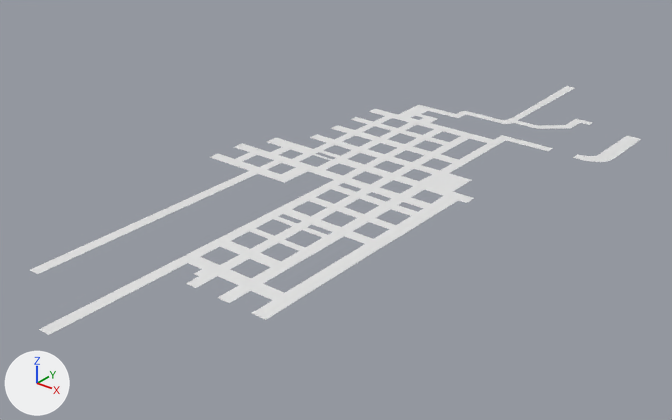
The FBX model Assets/FBX/meshes/road_m.fbx as it was, and as the next commit left it.
Before and after are seen from a 50 mm camera at (288.0, -441.0, 215.0) aimed at (-11.0, -67.0, -17.0). Every picture has the same lights, and +X, +Y and +Z are marked at lower left. The picture after the commit comes second. Where no turn or scale is listed for an object, it has been applied to the vertices. Vertices at exactly the same position are counted once.

Before the edit, the objects in view are built like this:
```python
me_plane_449 = bpy.data.meshes.new('Plane.449')
me_plane_449.from_pydata(...)  # 2037 vertices, 1653 faces; spans x -93.0..97.0, y -262.0..171.0, z 0.0
ob_road_mesh_m = bpy.data.objects.new('road_mesh_m', me_plane_449)
ob_road_mesh_m.location = (0.2, 0.0, 0.0)
```
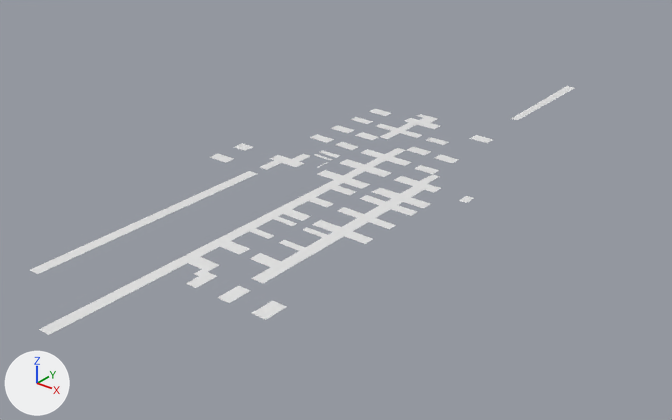
Patch to the scene script:
```diff
--- a/Assets/FBX/meshes/road_m.fbx.py
+++ b/Assets/FBX/meshes/road_m.fbx.py
@@ mat_raod_tex @@
+mat_raod_tex = principled_material('raod_tex')
+mat_raod_tex.base_color = (0.8, 0.8, 0.8)  # white #e7e7e7
+mat_raod_tex.roughness = 0.4
@@ me_plane_449 @@
 # used by ob_road_mesh_m; location = (0.2, 0.0, 0.0)
-me_plane_449.from_pydata(...)  # 2037 vertices, 1653 faces; spans x -93.0..97.0, y -262.0..171.0, z 0.0
+me_plane_449.from_pydata(...)  # 1168 vertices, 797 faces; spans x -93.0..61.0, y -262.0..171.0, z 0.0
+# me_plane_449 part 1: the loose piece of 36 vertices spanning x 77.0..97.0, y 49.0..104.0, z 0.0 is deleted
+# me_plane_449 part 2: 848 vertices removed from x -83.0..61.0, y -184.0..112.0, z 0.0; 15 vertices added at x -79.0..40.0, y -86.0..85.0, z 0.0
+me_plane_449.materials.append(mat_raod_tex)  # white #e7e7e7
```

Boxes [x1, y1, x2, y2] around the edits, measured in the pictures (672 x 420 px):
'road_mesh_m', reshaped (11% narrower): before [30, 86, 641, 335]; after [30, 86, 574, 335]
part 1 of me_plane_449, deleted: before [573, 136, 641, 162]
part 2 of me_plane_449, cut back: before [208, 105, 592, 306]; after [222, 112, 441, 193]
